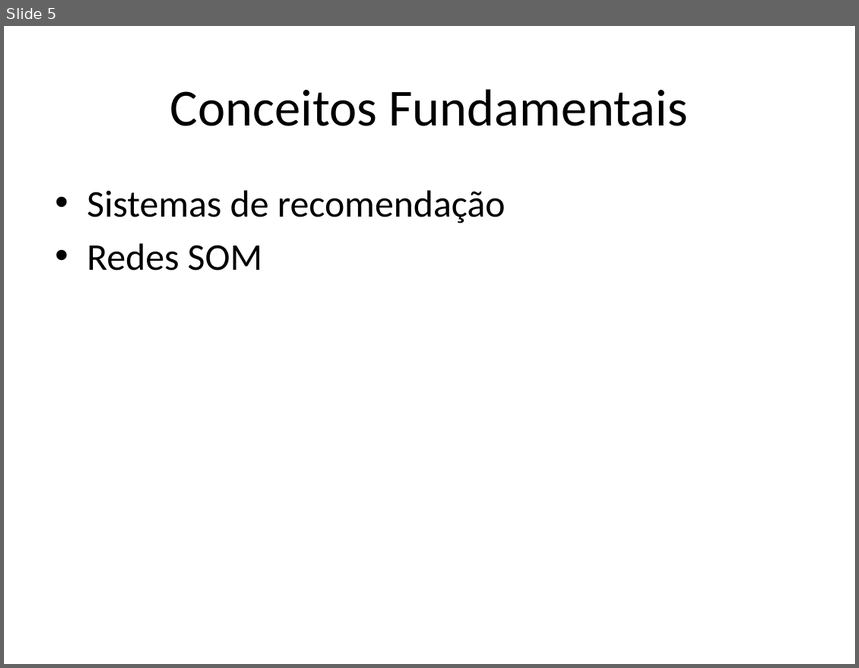
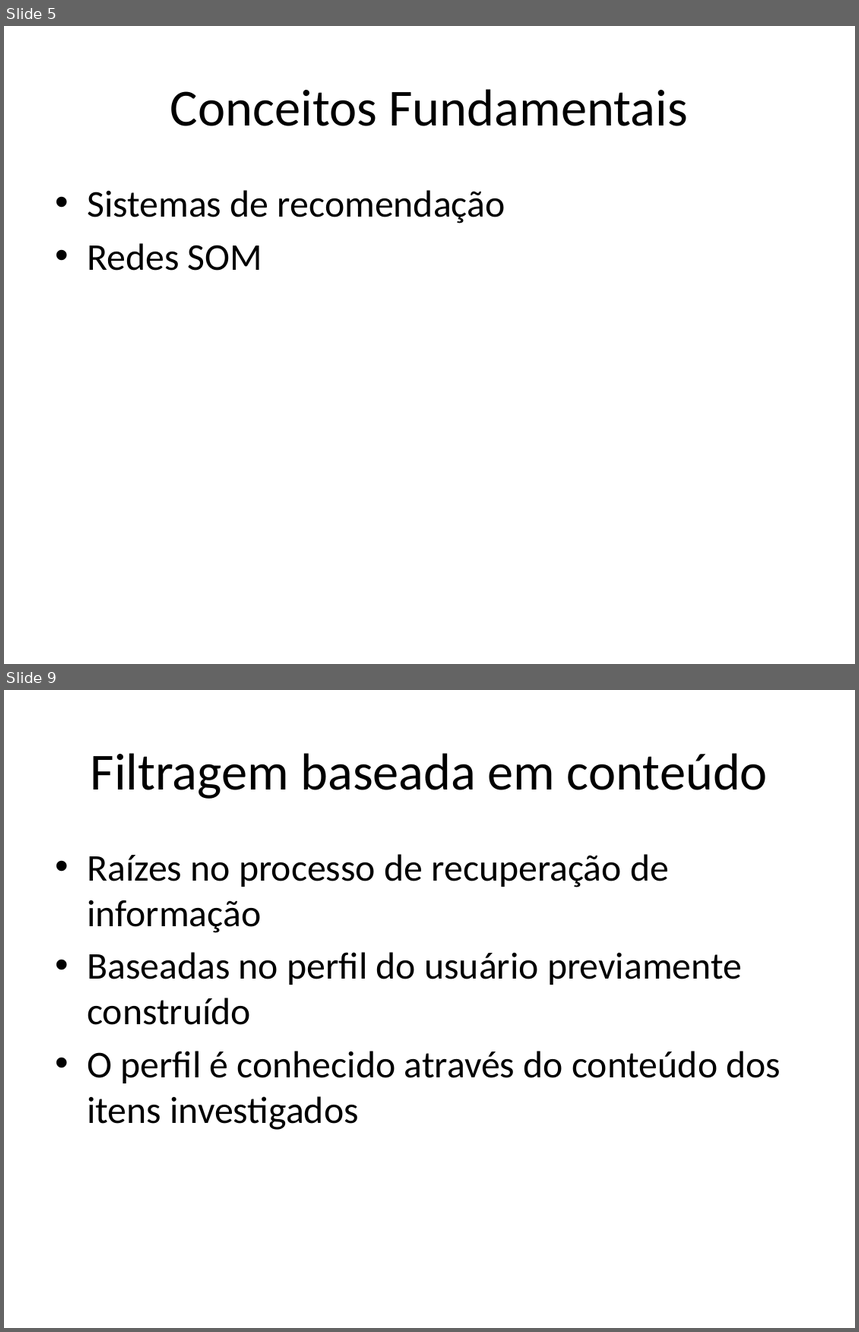
Before and after one commit to andersonberg/srsom, a slide deck: Apresentação/TCC_AndersonBerg_Apresentação.pptx. Shown one above the other, each under a label of ours: slide 5 before the commit, slides 5 and 9 after it; the slides between them are not shown. The pictures are 859x668 and 859x1332 pixels, drawn with LibreOffice and Linux fonts; fonts in the diff are those of the drawing. Boxes give left, top, right and bottom in pixels: in the first picture for what was removed or moved away, otherwise in the second. Text is boxed around its words. In the diff, an @@ line names an element or a change of style, - is before the commit and + after.

```diff
--- a/Apresentação/TCC_AndersonBerg_Apresentação.pptx
+++ b/Apresentação/TCC_AndersonBerg_Apresentação.pptx
@@ slide 9 added at <box>4,690,855,1328</box>, background #FFFFFF @@
@@ title added at <box>91,753,768,799</box>, 44 pt, text #000000 @@
+Filtragem baseada em conteúdo
@@ text added at <box>87,854,781,1130</box>, 32 pt, text #000000 @@
+• Raízes no processo de recuperação de informação
+• Baseadas no perfil do usuário previamente construído
+• O perfil é conhecido através do conteúdo dos itens investigados
```
Also in this commit, not shown: 25 other slides added, 1 slide removed, 4 other files.
